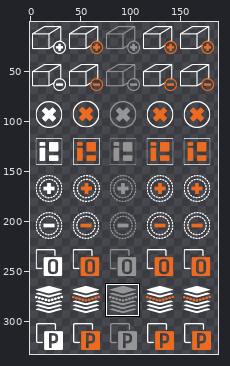
Two versions of one sprite sheet, resources/icons/toolbar.png. Above, an overview of the earlier version with the close-up marked.
Close-up. Before the edit:
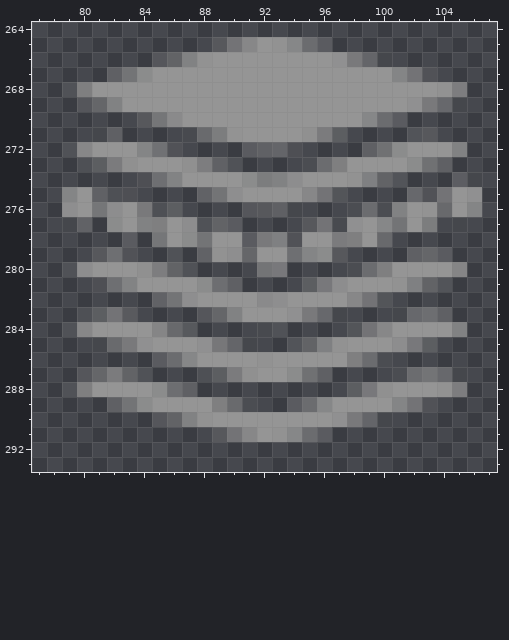
The file is 512x512 pixels. Pixels under 10% opacity are left out. Colours within 5 levels of each other are drawn and written as one. Shown: x 77..107, y 264..293. The wide view leaves out empty margins. The commit also changed other parts of the picture, which this record leaves out.
New version:
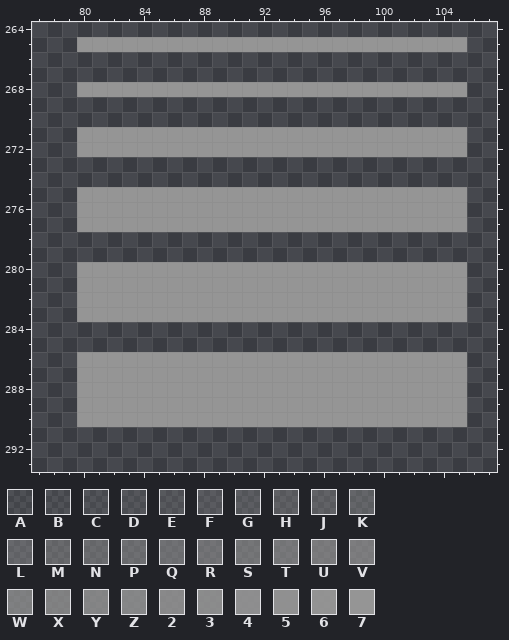
Palette (. is transparent): A #9595951a  B #95959520  C #95959528  D #95959530  E #95959537  F #95959540  G #95959547  H #95959550  J #95959556  K #95959560  L #9595956a  M #95959570  N #95959578  P #95959580  Q #95959589  R #95959590  S #95959598  T #959595a0  U #959595aa  V #959595b0  W #959595b9  X #959595c0  Y #959595ca  Z #959595d0  2 #959595d8  3 #959595e0  4 #959595e9  5 #959595f0  6 #959595f7  7 #959595
The edit:
{"y":265,"x":80,"old":".........HR2","new":"777777777777"}
{"y":265,"x":93,"old":"6ZQF.........","new":"7777777777777"}
{"y":266,"x":85,"old":"DMX6777777775VKB","new":"................"}
{"y":267,"x":82,"old":"HT37777777777777777ZRF","new":"......................"}
{"y":268,"x":79,"old":"BX","new":".7"}
{"y":268,"x":104,"old":"6V","new":"77"}
{"y":269,"x":80,"old":"DNX77777777777777777775VLB","new":".........................."}
{"y":270,"x":84,"old":"HS3777777777777ZQF","new":".................."}
{"y":271,"x":80,"old":".BH....CMW6","new":"77777777777"}
{"y":271,"x":95,"old":"5UK....CH..","new":"77777777777"}
{"y":272,"x":79,"old":"B2","new":".7"}
{"y":272,"x":84,"old":"ZQF....FLKE....HS3","new":"777777777777777777"}
{"y":272,"x":105,"old":"X","new":"7"}
{"y":273,"x":80,"old":"AKU57775VLB","new":"..........."}
{"y":273,"x":95,"old":"DNX77773SH","new":".........."}
{"y":274,"x":84,"old":"EPY77773WX47776WMC","new":".................."}
{"y":274,"x":105,"old":"GB","new":".."}
{"y":275,"x":79,"old":"Z","new":"."}
{"y":275,"x":81,"old":"LAE....JT4","new":"7777777777"}
{"y":275,"x":95,"old":"2RG....LFR","new":"7777777777"}
{"y":275,"x":106,"old":"5","new":"."}
{"y":276,"x":79,"old":"4","new":"."}
{"y":276,"x":81,"old":"S4","new":"77"}
{"y":276,"x":84,"old":"VAK....DHHB...DNDX","new":"777777777777777777"}
{"y":276,"x":103,"old":"6P","new":"77"}
{"y":276,"x":106,"old":"Z","new":"."}
{"y":277,"x":79,"old":"BJ.3","new":".777"}
{"y":277,"x":84,"old":"XX","new":"77"}
{"y":277,"x":87,"old":"4BMF....HRC5","new":"777777777777"}
{"y":277,"x":100,"old":"ZT","new":"77"}
{"y":277,"x":103,"old":"W.B","new":"777"}
{"y":278,"x":83,"old":"F","new":"."}
{"y":278,"x":85,"old":"S73T77FVWF77UX7P","new":"................"}
{"y":279,"x":81,"old":"HPF","new":"..."}
{"y":279,"x":86,"old":"B","new":"."}
{"y":279,"x":88,"old":"J64N77PZ3H","new":".........."}
{"y":279,"x":102,"old":"HNF","new":"..."}
{"y":280,"x":79,"old":"B4","new":".7"}
{"y":280,"x":84,"old":"5VMB....TT....DNX","new":"77777777777777777"}
{"y":280,"x":105,"old":"Y","new":"7"}
{"y":281,"x":80,"old":".EPY","new":"7777"}
{"y":281,"x":88,"old":"3RH....KT4","new":"7777777777"}
{"y":281,"x":101,"old":"6WMC.","new":"77777"}
{"y":282,"x":80,"old":".....JT4","new":"77777777"}
{"y":282,"x":92,"old":"34","new":"77"}
{"y":282,"x":98,"old":"2RG.....","new":"77777777"}
{"y":283,"x":80,"old":"AKRJ....DNX","new":"77777777777"}
{"y":283,"x":94,"old":"5VLB...BLRH.","new":"777777777777"}
{"y":284,"x":79,"old":"B27777YPE","new":"........."}
{"y":284,"x":92,"old":"CB","new":".."}
{"y":284,"x":98,"old":"GR27777X","new":"........"}
{"y":285,"x":81,"old":"BMV57775UKB","new":"..........."}
{"y":285,"x":94,"old":"CMW67774TK","new":".........."}
{"y":286,"x":80,"old":".....FQZ","new":"77777777"}
{"y":286,"x":92,"old":"6","new":"7"}
{"y":286,"x":98,"old":"XND.....","new":"77777777"}
{"y":287,"x":80,"old":"DNUMB...AKU5","new":"777777777777"}
{"y":287,"x":94,"old":"3SH....DNTLB","new":"777777777777"}
{"y":288,"x":79,"old":"BX","new":".7"}
{"y":288,"x":85,"old":"3RH..........KT5","new":"7777777777777777"}
{"y":288,"x":104,"old":"6V","new":"77"}
{"y":289,"x":80,"old":"..HT3","new":"77777"}
{"y":289,"x":89,"old":"XMD..FQZ","new":"77777777"}
{"y":289,"x":101,"old":"ZRF..","new":"77777"}
{"y":290,"x":80,"old":".....DMX6","new":"777777777"}
{"y":290,"x":97,"old":"5VKB.....","new":"777777777"}
{"y":291,"x":89,"old":"HR276ZQF","new":"........"}
{"label":"changed","picture_box":[62,37,482,442]}
